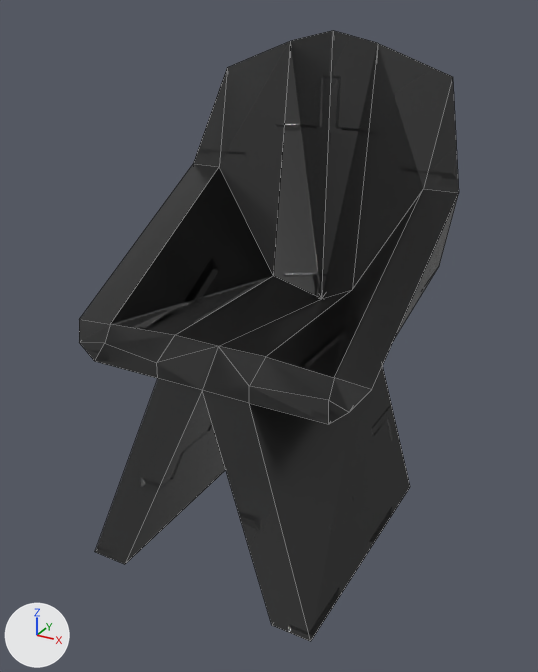
The Blender file ggj2021/Assets/3D/Props/chair/chair.blend as it was, and as the next commit left it.
Rendered twice from a 50 mm lens placed at (5.67, -9.57, 8.79), pointed at (0.05, 0.65, 3.68). Lighting does not change. The marker at lower left points along +X, +Y and +Z. Mesh edges are drawn as thin lines.

Names of what the first picture shows: 'chair'.
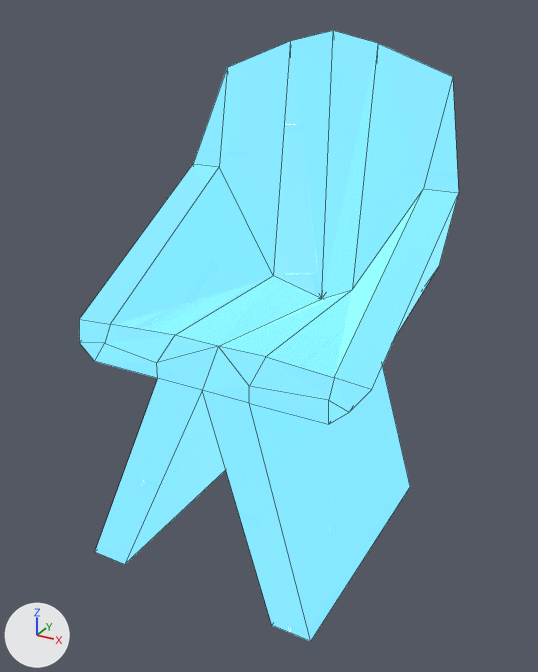
Edits to the bpy script that builds the scene:
```text
Change mat_material:
    where n1 = _N.new('ShaderNodeBsdfPrincipled'); n1.name = 'Principled BSDF'
    add n1.inputs[28].default_value = 1.0  # 'Emission Strength'
    remove n3 = _N.new('ShaderNodeTexImage'); n3.name = 'Image Texture.001'
    remove n3.image = img_light
    remove n4 = _N.new('ShaderNodeMath'); n4.name = 'Math.003'
    remove n4.operation = 'MULTIPLY'
    remove n4.inputs[1].default_value = 6.7  # 'Value'
    remove _L.new(n4.outputs[0], n1.inputs[28])  # 'Value' to 'Emission Strength'
    where n2 = _N.new('ShaderNodeMapping'); n2.name = 'Mapping.001'
    remove _L.new(n2.outputs[0], n3.inputs[0])  # 'Vector' to 'Vector'
    remove _L.new(n3.outputs[0], n4.inputs[0])  # 'Color' to 'Value'
```

Pixel boxes [x1, y1, x2, y2] of what changed, in the pictures (538 x 672 px):
'chair', surface changed (black to cyan)
    both: [79, 30, 459, 642]
